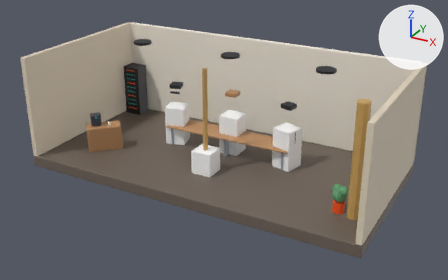
The glTF model src/assets/levels/basement.glb as it was, and as the next commit left it.
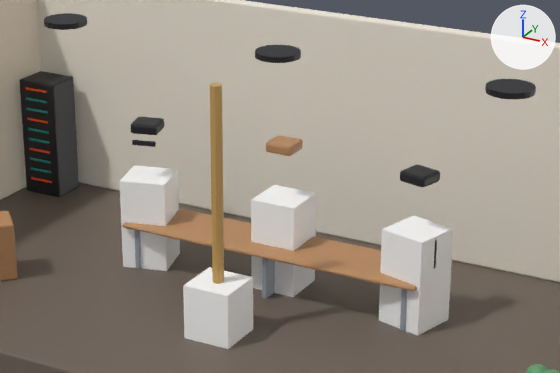
There are two pictures of each version: one whole from a 50 mm lens placed at (9.6, -17.28, 9.38), pointed at (0.23, -0.25, 0.87), one close up on the part from 26% to 77% of the width and 12% to 67% of the height. Every picture has the same lights, and +X, +Y and +Z are marked at upper right. The last two pictures show the newer version. Where no turn or scale is listed for an object, it has been applied to the vertices. Vertices at exactly the same position are counted once.

Before the edit, the objects in view are built like this:
```python
me_dyn__automation__head = bpy.data.meshes.new('dyn__automation__head')
me_dyn__automation__head.from_pydata(...)  # 112 vertices, 216 faces; spans x -0.244..0.244, y -0.237..0.237, z -0.655..0.655
me_dyn__automation__head.materials.append(mat_defaultmaterial_012)
me_dyn__creative__head = bpy.data.meshes.new('dyn__creative__head')
me_dyn__creative__head.from_pydata(...)  # 112 vertices, 216 faces; spans x -0.21..0.21, y -0.2..0.2, z -0.655..0.655
me_dyn__creative__head.materials.append(mat_defaultmaterial_008)
me_dyn__lead__head = bpy.data.meshes.new('dyn__lead__head')
me_dyn__lead__head.from_pydata(...)  # 168 vertices, 324 faces; spans x -0.32..0.32, y -0.31..0.31, z -1.0..1.0
me_dyn__lead__head.materials.append(mat_defaultmaterial_004)
me_hit__dock = bpy.data.meshes.new('hit__dock')
me_hit__dock.from_pydata(...)  # a box spanning x -0.35..0.35, y -0.35..0.35, z -0.4..0.4
me_hit__dock.materials.append(mat_defaultmaterial_015)
ob_dyn__automation__head = bpy.data.objects.new('dyn__automation__head', me_dyn__automation__head)
ob_dyn__automation__head.location = (2.2, 0.6, 1.6)
ob_dyn__creative__head = bpy.data.objects.new('dyn__creative__head', me_dyn__creative__head)
ob_dyn__creative__head.location = (0.0, 0.8, 1.6)
ob_dyn__lead__head = bpy.data.objects.new('dyn__lead__head', me_dyn__lead__head)
ob_dyn__lead__head.parent = ob_dyn__lead
ob_dyn__lead__head.location = (0.0, -0.005, 1.605)
ob_dyn__lead__head.scale = (0.655, 0.655, 0.655)
ob_hit__dock = bpy.data.objects.new('hit__dock', me_hit__dock)
ob_hit__dock.location = (0.0, -1.1, 0.4)
# also in view: 'static' at (0.0, 0.0, 1.62); 'hit__lead' at (-2.2, 0.6, 0.7); 'glow' at (0.0, 0.28, 1.81); 'hit__creative' at (0.0, 0.8, 0.7); 'hit__automation' at (2.2, 0.6, 0.7)
```
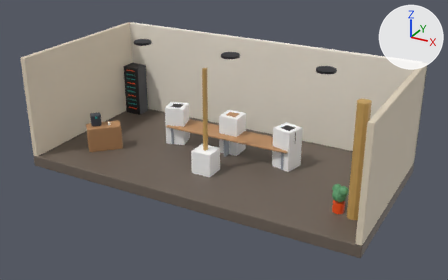
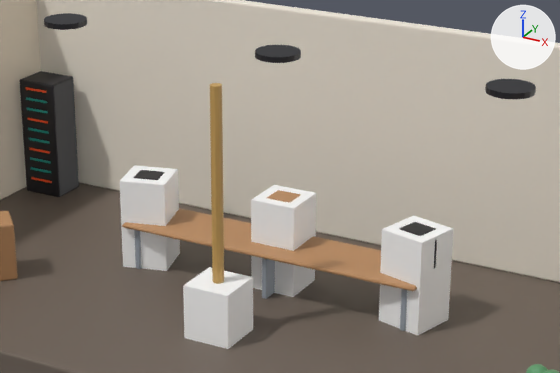
Where the newer file only moved an object's origin or applied its transform, the numbers keep the older frame.

Location of each change, [x1, y1, x2, y2] in pixels of the close-ups (560 x 373 px; the box of a moved part takes in the faces that stretch with it):
'dyn__automation__head', reshaped
    before: [400, 164, 440, 187]
    after: [399, 222, 436, 236]
'dyn__lead__head', reshaped, moved, rescaled (mostly hidden afterwards)
    before: [131, 117, 164, 147]
    after: [133, 170, 164, 180]
'dyn__creative__head', reshaped
    before: [266, 135, 303, 156]
    after: [267, 190, 300, 202]
part 2 of me_dyn__creative__head, moved or reshaped (not visible afterwards)
    before: [268, 139, 299, 147]
part 3 of me_dyn__creative__head, moved or reshaped
    before: [269, 135, 303, 143]
    after: [269, 190, 296, 197]
part 4 of me_dyn__creative__head, moved or reshaped (not visible afterwards)
    before: [267, 139, 302, 156]
part 5 of me_dyn__creative__head, moved or reshaped (not visible before)
    after: [268, 194, 299, 202]
part 6 of me_dyn__automation__head, moved or reshaped (not visible afterwards)
    before: [402, 170, 437, 178]
part 7 of me_dyn__automation__head, moved or reshaped
    before: [405, 165, 440, 180]
    after: [402, 222, 436, 229]
part 8 of me_dyn__automation__head, moved or reshaped (not visible afterwards)
    before: [401, 170, 440, 187]
part 9 of me_dyn__automation__head, moved or reshaped (not visible before)
    after: [400, 228, 434, 236]

The change, as a diff of the scene's bpy script:
```diff
--- a/src/assets/levels/basement.glb.py
+++ b/src/assets/levels/basement.glb.py
@@ me_dyn__lead__head @@
 # used by ob_dyn__lead__head; parent = ob_dyn__lead; location = (0.0, -0.005, 1.605); scale = (0.655, 0.655, 0.655)
-me_dyn__lead__head.from_pydata(...)  # 168 vertices, 324 faces; spans x -0.32..0.32, y -0.31..0.31, z -1.0..1.0
+me_dyn__lead__head.from_pydata(...)  # 168 vertices, 324 faces; spans x -0.91..0.91, y -0.89..0.89, z -1.0..1.0
+# me_dyn__lead__head part 1: 112 of 168 vertices moved; they spanned x -0.32..0.32, y -0.31..0.31, z 0.5..1.0 and now span x -0.91..0.91, y -0.89..0.89, z -0.9..1.0; mean shift (-0.01, -0.25, -0.44); largest move (0.25, -0.25, 0.6) -> (0.48, -0.66, -0.9)
+# other edits to the shape of me_dyn__lead__head do not show in these pictures
 me_dyn__lead__head.materials.append(mat_defaultmaterial_004)
@@ me_dyn__creative__head @@
 # used by ob_dyn__creative__head; location = (0.0, 0.8, 1.6)
-me_dyn__creative__head.from_pydata(...)  # 112 vertices, 216 faces; spans x -0.21..0.21, y -0.2..0.2, z -0.655..0.655
+me_dyn__creative__head.from_pydata(...)  # 112 vertices, 216 faces; spans x -0.21..0.21, y -0.2..0.2, z -0.655..-0.195
+# me_dyn__creative__head part 2: the 1 vertex in x 0.17, y -0.16, z 0.655 is moved by (-0.06, 0.003, -0.953)
+# me_dyn__creative__head part 3: all 13 vertices in x 0.17..0.21, y 0.16..0.2, z 0.507..0.655 are moved by (0.0, 0.0, -0.85)
+# me_dyn__creative__head part 4: all 12 vertices in x 0.17..0.21, y -0.2..-0.16, z 0.507..0.643 are moved by (0.0, 0.0, -0.85)
+# me_dyn__creative__head part 5: 3 of 112 vertices moved; they spanned x 0.11, y -0.157..0.1, z -0.632..-0.275 and now span x 0.17, y -0.16..0.16, z -0.355..-0.195; mean shift (0.06, 0.018, 0.1); largest move (0.11, -0.157, -0.632) -> (0.17, -0.16, -0.355)
+# other edits to the shape of me_dyn__creative__head do not show in these pictures
 me_dyn__creative__head.materials.append(mat_defaultmaterial_008)
@@ me_dyn__automation__head @@
 # used by ob_dyn__automation__head; location = (2.2, 0.6, 1.6)
-me_dyn__automation__head.from_pydata(...)  # 112 vertices, 216 faces; spans x -0.244..0.244, y -0.237..0.237, z -0.655..0.655
+me_dyn__automation__head.from_pydata(...)  # 112 vertices, 216 faces; spans x -0.244..0.244, y -0.237..0.237, z -0.655..-0.195
+# me_dyn__automation__head part 6: the 1 vertex in x 0.123, y -0.199, z 0.655 is moved by (-0.057, 0.019, -0.953)
+# me_dyn__automation__head part 7: all 13 vertices in x 0.206..0.244, y 0.1..0.149, z 0.507..0.655 are moved by (0.0, 0.0, -0.85)
+# me_dyn__automation__head part 8: all 12 vertices in x 0.112..0.161, y -0.237..-0.206, z 0.507..0.643 are moved by (0.0, 0.0, -0.85)
+# me_dyn__automation__head part 9: 3 of 112 vertices moved; they spanned x 0.066..0.132, y -0.18..0.068, z -0.632..-0.275 and now span x 0.123..0.206, y -0.199..0.111, z -0.355..-0.195; mean shift (0.063, 0.002, 0.1); largest move (0.066, -0.18, -0.632) -> (0.123, -0.199, -0.355)
+# other edits to the shape of me_dyn__automation__head do not show in these pictures
 me_dyn__automation__head.materials.append(mat_defaultmaterial_012)
@@ ob_dyn__lead__head @@
 ob_dyn__lead__head.parent = ob_dyn__lead
-ob_dyn__lead__head.location = (0.0, -0.005, 1.605)
-ob_dyn__lead__head.scale = (0.655, 0.655, 0.655)
+ob_dyn__lead__head.location = (0.0, -0.005, 1.18)
+ob_dyn__lead__head.scale = (0.23, 0.23, 0.23)
```
